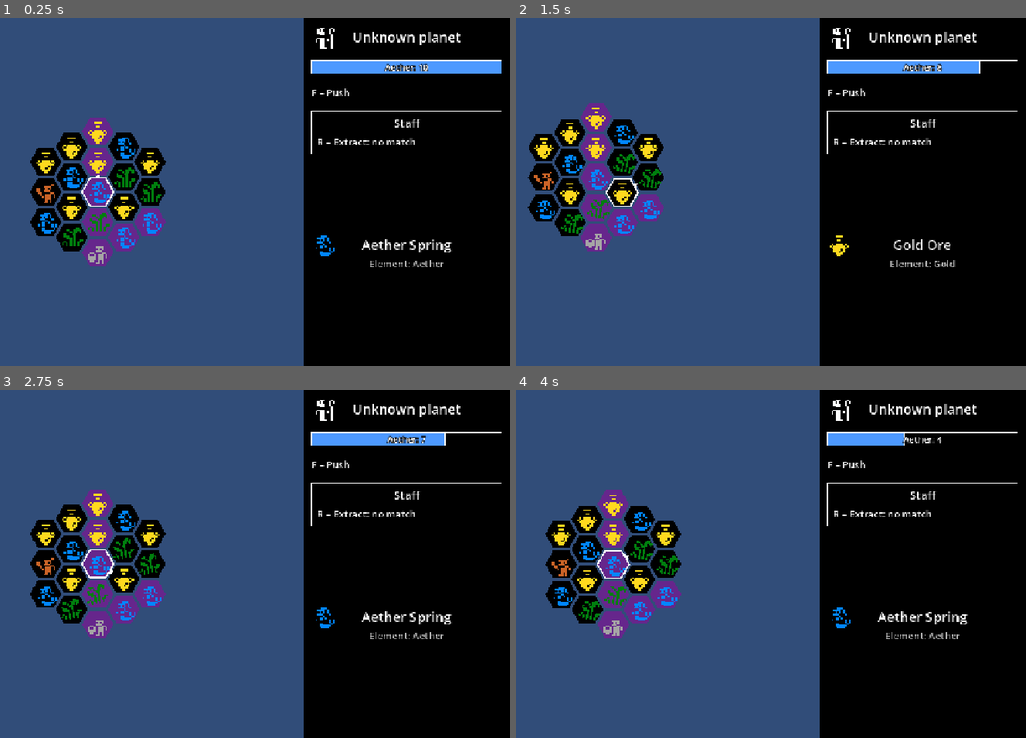
Above: before the commit, frames 1-4 (two rows, left to right).
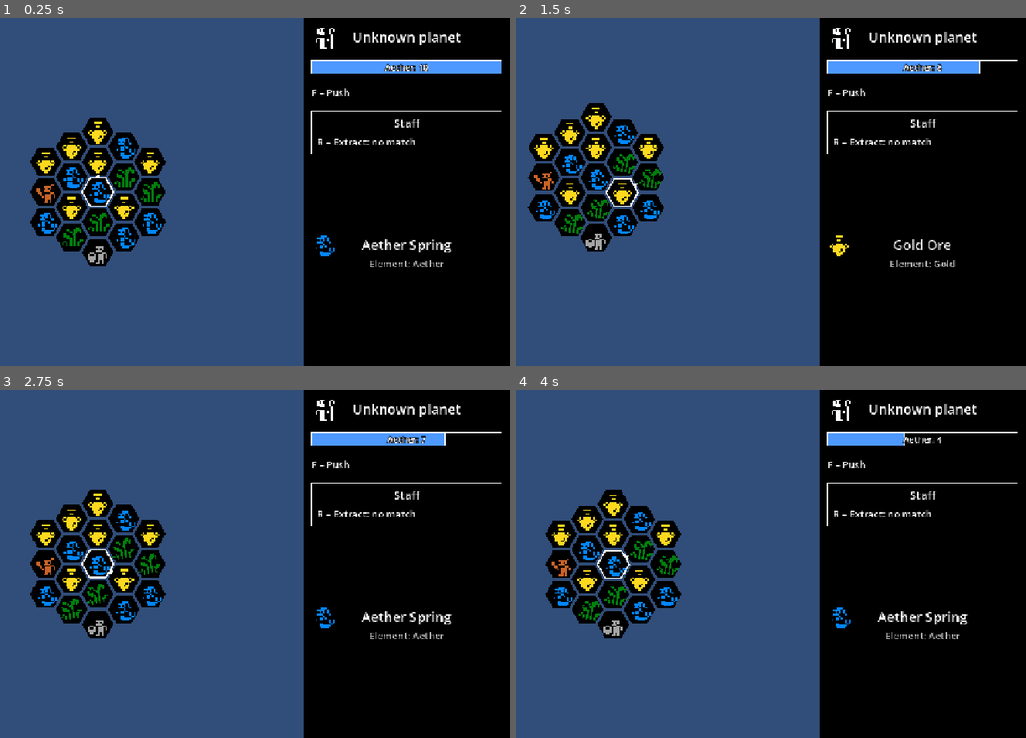
Above: after the commit, the same moments.

Repository: scunningham777/spaes-wrzrds
Game: Godot game, scene res://scenes/planet.tscn
The game is run twice, just before and just after one commit, with the same random seed, the same clock (stepped at 60 frames per second) and the same inputs. This scene is started directly instead of the project's main scene.
Inputs:
- Up to frame 1 (0.25 s): no input
- Up to frame 2 (1.5 s): tap Enter (ui_accept) at 0.5, 0.77, 1.25 s; hold D (hex_right) 0.53-1.28 s; hold R (extract) 0.53-1.28 s; hold X (hex_down) from 1.28 s (still down); tap E (hex_ne) at 1.35 s
- Up to frame 3 (2.75 s): tap Enter (ui_accept) at 1.52 s; release X (hex_down) at 2.03 s; hold D (hex_right) from 2.03 s (still down); hold Q (hex_nw) from 2.03 s (still down)
- Up to frame 4 (4 s): release D (hex_right) at 2.78 s; release Q (hex_nw) at 2.78 s; hold W (hex_up) 2.78-3.53 s; tap C (hex_se) at 2.85 s; tap Enter (ui_accept) at 3.02, 3.77 s; hold A (hex_left) from 3.53 s (still down); hold Z (hex_sw) from 3.53 s (still down)

The runs differ from the first frame. In frame 1, 2.0% of the frame differs, in the area x 16-33%, y 28-72%; in frame 2, 2.0%, in the area x 12-29%, y 24-68%; in frame 3, 2.0%; in frame 4, 2.0%.

Commit message:
Hide ley lines; only resonating iron shows
Drop the purple testing aid (show_ley_lines / ley_line_color) so ley lines
are only discoverable through iron runs along them.

Co-Authored-By: Claude Opus 5.5 <noreply@anthropic.com>
Claude-Session: https://claude.ai/code/session_0196C6qponv1cZhsguvue75H

Diff:
--- a/scripts/tile_grid_view.gd
+++ b/scripts/tile_grid_view.gd
@@ -13,9 +13,6 @@
 @export var hex_color: Color = Color.BLACK
 ## Fill of tiles resonating with a ley line (LeyLines.is_resonant).
 @export var resonant_color: Color = Color(0.5, 0.5, 0.5)
-## Testing aid: fill every ley line tile with ley_line_color. Ley lines are meant to stay hidden.
-@export var show_ley_lines: bool = true
-@export var ley_line_color: Color = Color(0.4, 0.15, 0.55)
 ## Icon pixel scale; matches the wizard sprite's.
 @export var icon_scale: float = 4.0
 ## Play the ICON_ANIMS icon animations.
@@ -198,14 +195,11 @@
 		_draw_contents(_swap_to, from_pos.lerp(to_pos, swap_progress))
 
 
-# Hex fill for the tile at coord: resonant tiles stand out, everything else is hex_color.
+# Hex fill for the tile at coord: resonant tiles stand out, everything else is hex_color. The ley
+# lines themselves are never drawn.
 func fill_color(coord: Vector2i) -> Color:
-	if ley_lines == null:
-		return hex_color
-	if ley_lines.is_resonant(grid, coord):
+	if ley_lines != null and ley_lines.is_resonant(grid, coord):
 		return resonant_color
-	if show_ley_lines and ley_lines.is_on_line(coord):
-		return ley_line_color
 	return hex_color
 
 
--- a/tests/smoke_test.gd
+++ b/tests/smoke_test.gd
@@ -732,7 +732,7 @@
 	tri = marker.triangle_points()
 	_check(tri[2].x > 0.0 and tri[2].y < 0.0, "planet: facing triangle follows a turn to NE (%s)" % tri)
 
-	# Ley lines: shown purple for now (show_ley_lines), and iron runs along one turn grey.
+	# Ley lines: hidden, but iron runs along one turn grey.
 	_check(tiles.ley_lines != null and tiles.ley_lines.lines.size() >= 3, "ley: the planet view has the planet's lines")
 	var planet_ley := tiles.ley_lines
 	var test_ley := LeyLines.new(tiles.grid.torus)
@@ -743,16 +743,12 @@
 	tiles.grid.set_tile(Vector2i(0, -1), iron)
 	tiles.grid.set_tile(Vector2i.ZERO, gold)
 	tiles.grid.set_tile(Vector2i(1, 0), iron)
-	_check(tiles.fill_color(Vector2i(0, -1)) == tiles.ley_line_color and tiles.fill_color(Vector2i(1, 0)) == tiles.hex_color,
-		"ley: line tiles show purple, others black")
+	_check(tiles.fill_color(Vector2i(0, -1)) == tiles.hex_color and tiles.fill_color(Vector2i(1, 0)) == tiles.hex_color,
+		"ley: lines themselves don't show")
 	tiles.grid.set_tile(Vector2i.ZERO, iron)
 	_check(tiles.fill_color(Vector2i.ZERO) == tiles.resonant_color and tiles.fill_color(Vector2i(0, -1)) == tiles.resonant_color
 		and tiles.resonant_color == Color(0.5, 0.5, 0.5) and tiles.fill_color(Vector2i(1, 0)) == tiles.hex_color,
 		"ley: an iron run along the line turns medium grey")
-	tiles.show_ley_lines = false
-	_check(tiles.fill_color(Vector2i(0, 1)) == tiles.hex_color and tiles.fill_color(Vector2i.ZERO) == tiles.resonant_color,
-		"ley: with the testing aid off, only resonance shows")
-	tiles.show_ley_lines = true
 	tiles.ley_lines = planet_ley
 
 	# Scry: from the middle of the landing patch's edge, V reveals the next patch over.
Not shown, changed: README.md
